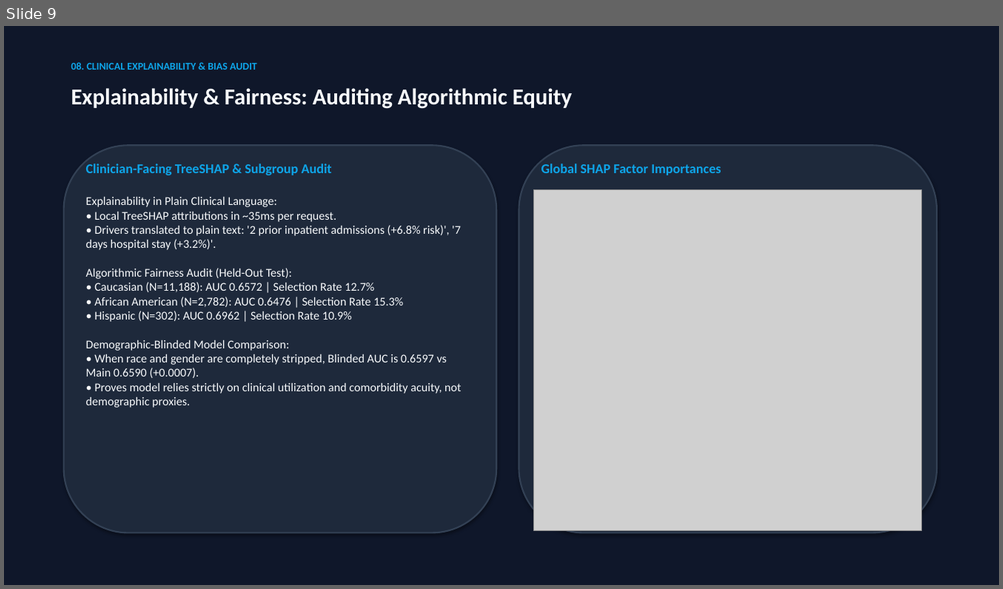
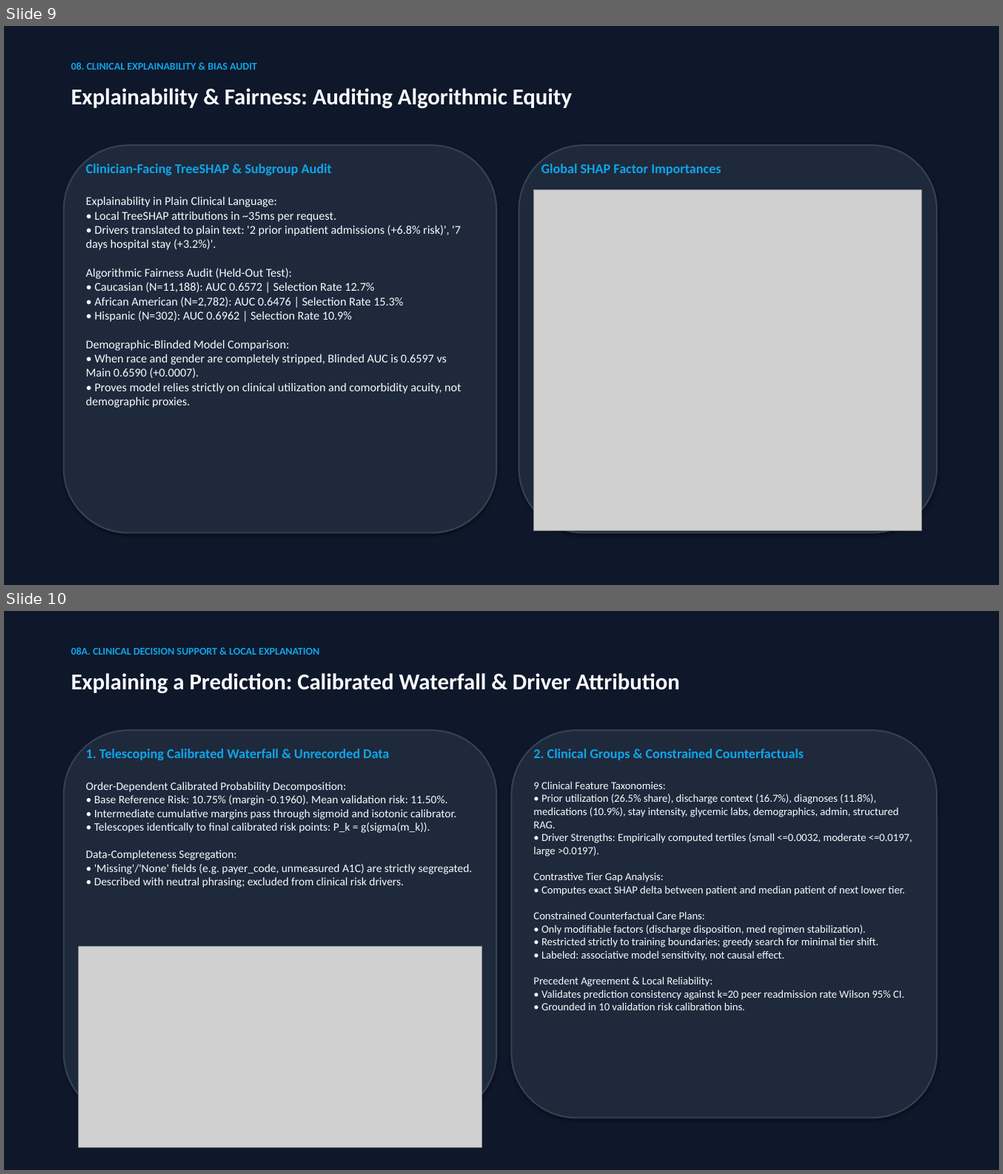
Before and after one commit to Tribhuwansingh2023/ReadmitIQ, a slide deck: docs/presentation/ReadmitIQ_deck.pptx. Shown one above the other, each under a label of ours: slide 9 before the commit, slides 9 and 10 after it. The pictures are 1003x589 and 1003x1174 pixels, drawn with LibreOffice and Linux fonts; fonts in the diff are those of the drawing; grey boxes stand for pictures. Boxes give left, top, right and bottom in pixels: in the first picture for what was removed or moved away, otherwise in the second. Text is boxed around its words. In the diff, an @@ line names an element or a change of style, - is before the commit and + after.

Commit message:
feat(xai): add Explainable AI v2 layer with local engine, global audit, and clinical UI

```diff
--- a/docs/presentation/ReadmitIQ_deck.pptx
+++ b/docs/presentation/ReadmitIQ_deck.pptx
@@ slide 10 added at (x1=4, y1=611, x2=999, y2=1170), background #FFFFFF @@
@@ rectangle added at (x1=4, y1=611, x2=999, y2=1170), fill #0F172A @@
@@ text added at (x1=71, y1=647, x2=319, y2=655), 10 pt, text #0EA5E9, bold @@
+08A. CLINICAL DECISION SUPPORT & LOCAL EXPLANATION
@@ text added at (x1=71, y1=673, x2=679, y2=694), 22 pt, text #F8FAFC, bold @@
+Explaining a Prediction: Calibrated Waterfall & Driver Attribution
@@ rounded rectangle added at (x1=64, y1=730, x2=496, y2=1119), fill #1E293B, outline #334155 1.5 pt @@
@@ rounded rectangle added at (x1=512, y1=730, x2=936, y2=1119), fill #1E293B, outline #334155 1.5 pt @@
@@ text added at (x1=86, y1=749, x2=389, y2=760), 13 pt, text #0EA5E9, bold @@
+1. Telescoping Calibrated Waterfall & Unrecorded Data
@@ text added at (x1=533, y1=749, x2=803, y2=760), 13 pt, text #0EA5E9, bold @@
+2. Clinical Groups & Constrained Counterfactuals
@@ text added at (x1=86, y1=782, x2=472, y2=888), 11 pt, text #F8FAFC @@
+Order-Dependent Calibrated Probability Decomposition:
+• Base Reference Risk: 10.75% (margin -0.1960). Mean validation risk: 11.50%.
+• Intermediate cumulative margins pass through sigmoid and isotonic calibrator.
+• Telescopes identically to final calibrated risk points: P_k = g(sigma(m_k)).
+Data-Completeness Segregation:
+• 'Missing'/'None' fields (e.g. payer_code, unmeasured A1C) are strictly segregated.
+• Described with neutral phrasing; excluded from clinical risk drivers.
@@ text added at (x1=533, y1=781, x2=912, y2=1011), 10.5 pt, text #F8FAFC @@
+9 Clinical Feature Taxonomies:
+• Prior utilization (26.5% share), discharge context (16.7%), diagnoses (11.8%), medications (10.9%), stay intensity, glycemic labs, demographics, admin, structured RAG.
+• Driver Strengths: Empirically computed tertiles (small <=0.0032, moderate <=0.0197, large >0.0197).
+Contrastive Tier Gap Analysis:
+• Computes exact SHAP delta between patient and median patient of next lower tier.
+Constrained Counterfactual Care Plans:
+• Only modifiable factors (discharge disposition, med regimen stabilization).
+• Restricted strictly to training boundaries; greedy search for minimal tier shift.
+• Labeled: associative model sensitivity, not causal effect.
+Precedent Agreement & Local Reliability:
+• Validates prediction consistency against k=20 peer readmission rate Wilson 95% CI.
+• Grounded in 10 validation risk calibration bins.
@@ picture added at (x1=79, y1=947, x2=481, y2=1148) @@
```
Also in this commit, not shown: 4 slides changed, 4 other slides added, 1 slide removed, 53 other files.
